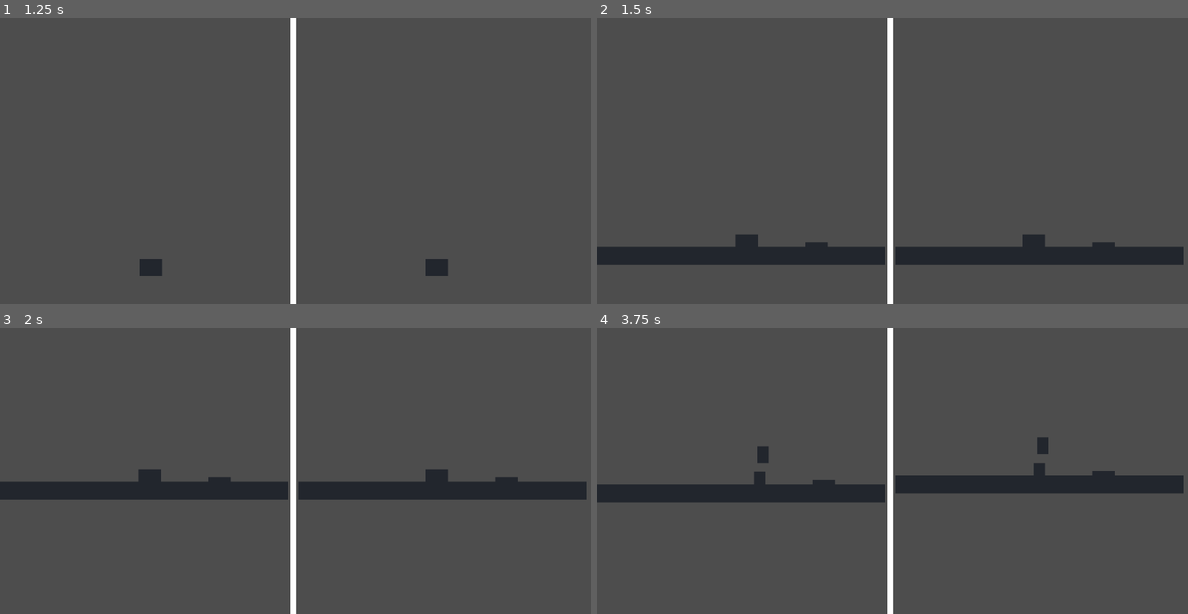
Above: before the commit, frames 1-4 (two rows, left to right).
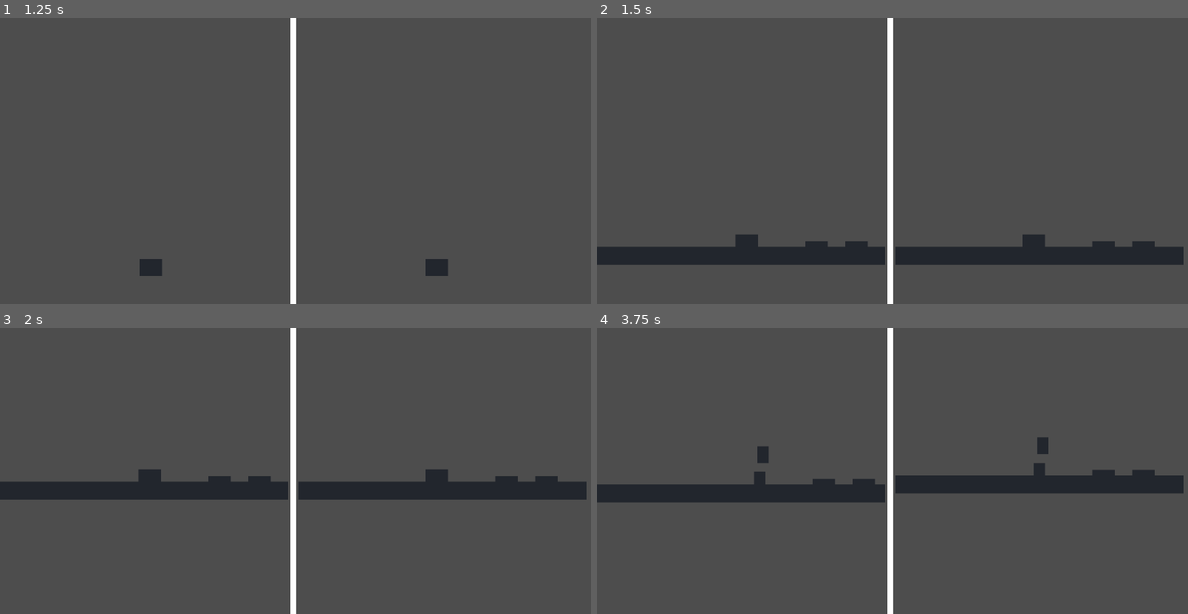
Above: after the commit, the same moments.

Repository: lindenzheng/orthogonal
Game: Godot game, scene res://scenes/game.tscn
Same seed, same stepped clock (60 frames per second), same inputs: the game is played once before the commit and once after it.
Inputs:
- Up to frame 1 (1.25 s): hold D (p1_move_right) from 0.53 s (still down); tap W (p1_interact) at 0.6 s
- Up to frame 2 (1.5 s): keep holding D (p1_move_right); tap W (p1_interact) at 1.35 s
- Up to frame 3 (2 s): keep holding D (p1_move_right)
- Up to frame 4 (3.75 s): release D (p1_move_right) at 2.03 s; hold A (p1_move_left) 2.03-2.78 s; tap W (p1_interact) at 2.1, 2.85, 3.6 s; hold D (p1_move_right) from 2.78 s (still down)

Frame 1 is identical in both runs. In frame 2, 0.2% of the frame differs, in the area x 35-95%, y 78-80%; in frame 3, 0.2%; in frame 4, 0.2%.

Commit message:
Update button code

Diff:
--- /dev/null
+++ b/scenes/button.tscn
@@ -0,0 +1,28 @@
+[gd_scene load_steps=4 format=3 uid="uid://uaxu3fr55fp8"]
+
+[ext_resource type="Script" uid="uid://yphukippswpf" path="res://scripts/button.gd" id="1_rhj8v"]
+[ext_resource type="Texture2D" uid="uid://cwvvg8foqd5g2" path="res://assets/sprites/pixel.png" id="2_3q610"]
+
+[sub_resource type="RectangleShape2D" id="RectangleShape2D_0hol4"]
+size = Vector2(20, 4)
+
+[node name="Button" type="Area2D"]
+script = ExtResource("1_rhj8v")
+
+[node name="CollisionShape2D" type="CollisionShape2D" parent="."]
+position = Vector2(178, -20)
+scale = Vector2(2, 2)
+shape = SubResource("RectangleShape2D_0hol4")
+
+[node name="Button" type="Sprite2D" parent="CollisionShape2D"]
+position = Vector2(-9.536743e-07, 0)
+scale = Vector2(10, 3)
+texture = ExtResource("2_3q610")
+
+[node name="ButtonPressed" type="Sprite2D" parent="CollisionShape2D"]
+position = Vector2(0, 1)
+scale = Vector2(10, 1)
+texture = ExtResource("2_3q610")
+
+[connection signal="body_entered" from="." to="." method="_on_Button_body_entered"]
+[connection signal="body_exited" from="." to="." method="_on_Area2D_body_exited"]
--- a/scenes/level.tscn
+++ b/scenes/level.tscn
@@ -1,16 +1,12 @@
-[gd_scene load_steps=8 format=3 uid="uid://jbpbc80kq8s2"]
+[gd_scene load_steps=6 format=3 uid="uid://jbpbc80kq8s2"]
 
 [ext_resource type="PackedScene" uid="uid://dqbmj5ii7qrqs" path="res://scenes/player.tscn" id="1_mx8sn"]
+[ext_resource type="PackedScene" uid="uid://uaxu3fr55fp8" path="res://scenes/button.tscn" id="4_mx8sn"]
 [ext_resource type="Resource" uid="uid://do2evqt18sebb" path="res://scripts/player2_controls.tres" id="5_8iemx"]
 [ext_resource type="Texture2D" uid="uid://dxnbgy55af4o4" path="res://assets/sprites/floor.png" id="6_64w2a"]
-[ext_resource type="Script" uid="uid://yphukippswpf" path="res://scripts/button.gd" id="7_fpun6"]
-[ext_resource type="Texture2D" uid="uid://cwvvg8foqd5g2" path="res://assets/sprites/pixel.png" id="8_wc255"]
 
 [sub_resource type="RectangleShape2D" id="RectangleShape2D_0e48y"]
 size = Vector2(360, 16)
-
-[sub_resource type="RectangleShape2D" id="RectangleShape2D_0hol4"]
-size = Vector2(20, 4)
 
 [node name="Level" type="Node2D"]
 
@@ -31,18 +27,8 @@
 scale = Vector2(100, 1)
 texture = ExtResource("6_64w2a")
 
-[node name="Button" type="Area2D" parent="."]
+[node name="Button" parent="." instance=ExtResource("4_mx8sn")]
 position = Vector2(0, 1000)
-script = ExtResource("7_fpun6")
 
-[node name="CollisionShape2D" type="CollisionShape2D" parent="Button"]
-position = Vector2(178, -20)
-scale = Vector2(2, 2)
-shape = SubResource("RectangleShape2D_0hol4")
-
-[node name="Sprite2D" type="Sprite2D" parent="Button/CollisionShape2D"]
-position = Vector2(-9.536743e-07, 0)
-scale = Vector2(9.999999, 2)
-texture = ExtResource("8_wc255")
-
-[connection signal="body_entered" from="Button" to="Button" method="_on_Button_body_entered"]
+[node name="Button2" parent="." instance=ExtResource("4_mx8sn")]
+position = Vector2(71, 1000)
--- a/scripts/button.gd
+++ b/scripts/button.gd
@@ -1,7 +1,39 @@
 extends Area2D
+
+@onready var sprite_normal = $CollisionShape2D/Button  # The normal sprite
+@onready var sprite_pressed = $CollisionShape2D/ButtonPressed  # The sprite for the pressed state
+@onready var objects_touching = 0
+
+func _ready():
+	# Ensure the pressed sprite is hidden at the start
+	sprite_pressed.visible = false
 
 # Called when the node enters the area
 func _on_Button_body_entered(body):
-	if body.name == "Player1" || body.name == "Player2":
-		print(body.name + " touched the button!")
-		# Action!
+	#print(body.name + " touched the button") #Debug
+	if objects_touching == 0:
+		print(body.name + " pressed the button!") #Debug
+		_change_button_visuals()
+	objects_touching += 1
+
+func _change_button_visuals():
+	#print("Animation!") # Debug
+	await _animate_scale(sprite_normal, Vector2(10.0, 1.0), Vector2(10.0, 3.0))
+
+func _animate_scale(sprite, start_scale, end_scale):
+	var tween = get_tree().create_tween() # Creates a tween (object that does a transition animation)
+	tween.tween_property(sprite, "scale", start_scale, 0.075)  # Scales up/down
+	await tween.finished # Wait until the tween finishes
+	_toggle_sprite_visibility()
+	sprite.scale = end_scale # Scale back animation
+
+func _toggle_sprite_visibility():
+	sprite_normal.visible = !sprite_normal.visible
+	sprite_pressed.visible = !sprite_pressed.visible
+
+func _on_Area2D_body_exited(body):
+	objects_touching -= 1
+	#print(body.name + " exited the button") # Debug
+	if objects_touching == 0:
+		print(body.name + " unpressed the button") # Debug
+		await _animate_scale(sprite_pressed, Vector2(10.0, 3.0), Vector2(10.0, 1.0))
